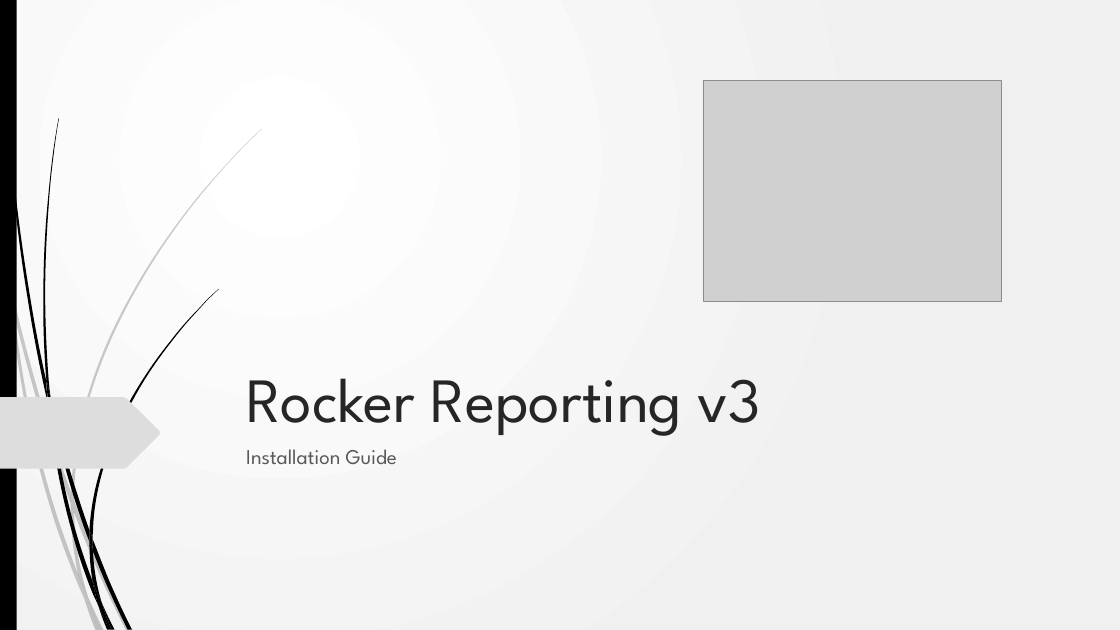
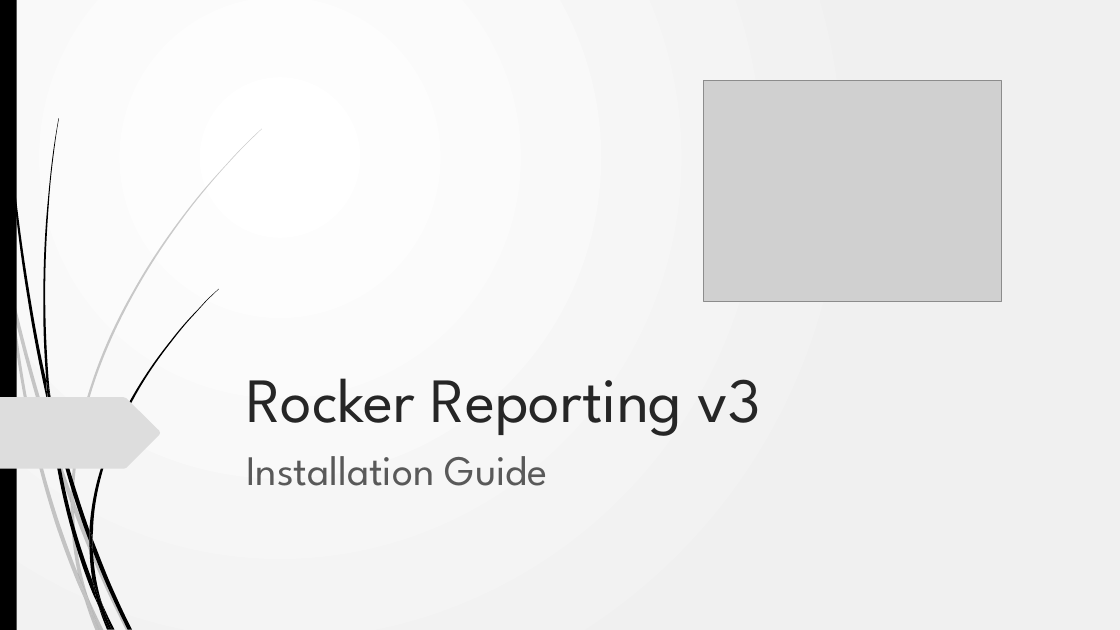
Before and after one commit to akarki58/Rocker_app_linux, a slide deck: slide 1 of rocker_app/static/description/Rocker_install.pptx. Drawn at 1120x630 pixels with LibreOffice and Linux fonts; fonts in the diff are those of the drawing; grey boxes stand for pictures. Boxes give left, top, right and bottom in pixels: in the first picture for what was removed or moved away, otherwise in the second. Text is boxed around its words. In the diff, an @@ line names an element or a change of style, - is before the commit and + after.

```diff
--- a/rocker_app/static/description/Rocker_install.pptx
+++ b/rocker_app/static/description/Rocker_install.pptx
@@ subtitle "Installation Guide" at bbox=[246, 456, 548, 486]: size 18 to 36 pt @@
```
Also in this commit, not shown: 3 other slides changed, 5 other files.
